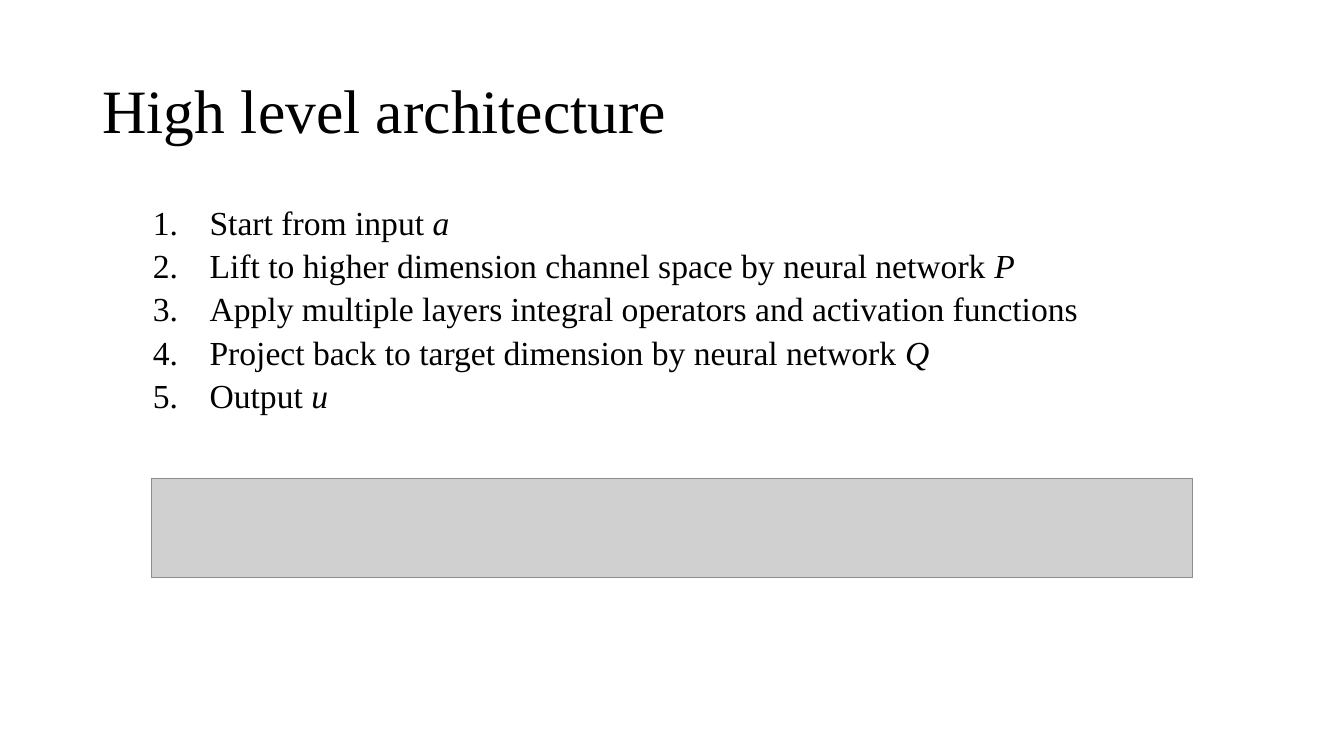
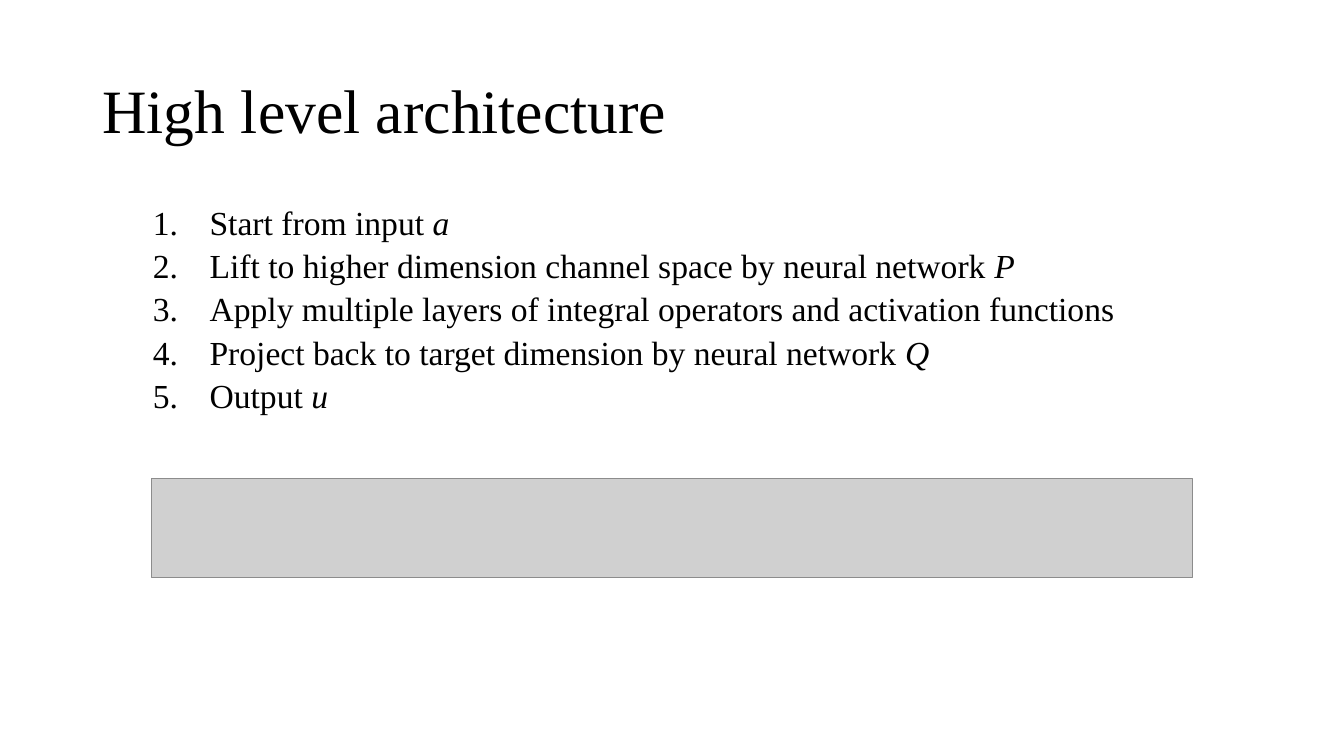
Before and after one commit to wuheiming02/HKUST, a slide deck: slide 6 of Introduction to Fourier Neural Operators.pptx. Drawn at 1344x756 pixels with LibreOffice and Linux fonts; fonts in the diff are those of the drawing; grey boxes stand for pictures. Boxes give left, top, right and bottom in pixels: in the first picture for what was removed or moved away, otherwise in the second. Text is boxed around its words. In the diff, an @@ line names an element or a change of style, - is before the commit and + after.

Commit message:
FNO ppt

```diff
--- a/Introduction to Fourier Neural Operators.pptx
+++ b/Introduction to Fourier Neural Operators.pptx
@@ text at (x1=210, y1=297, x2=1114, y2=328): text changed @@
-  3. Apply multiple layers integral operators and activation functions
+  3. Apply multiple layers of integral operators and activation functions
```
Also in this commit, not shown: 1 other file.
